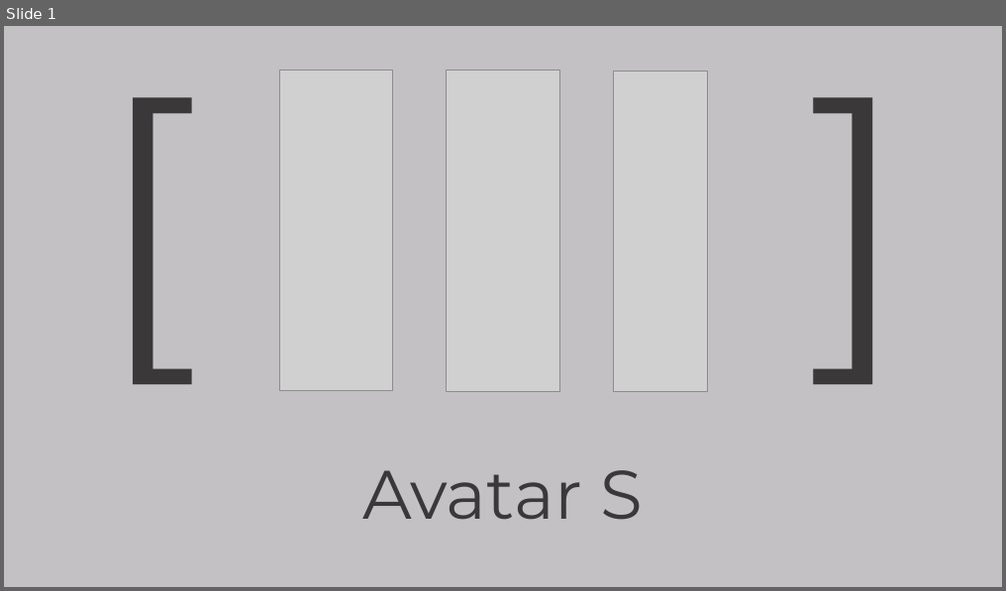
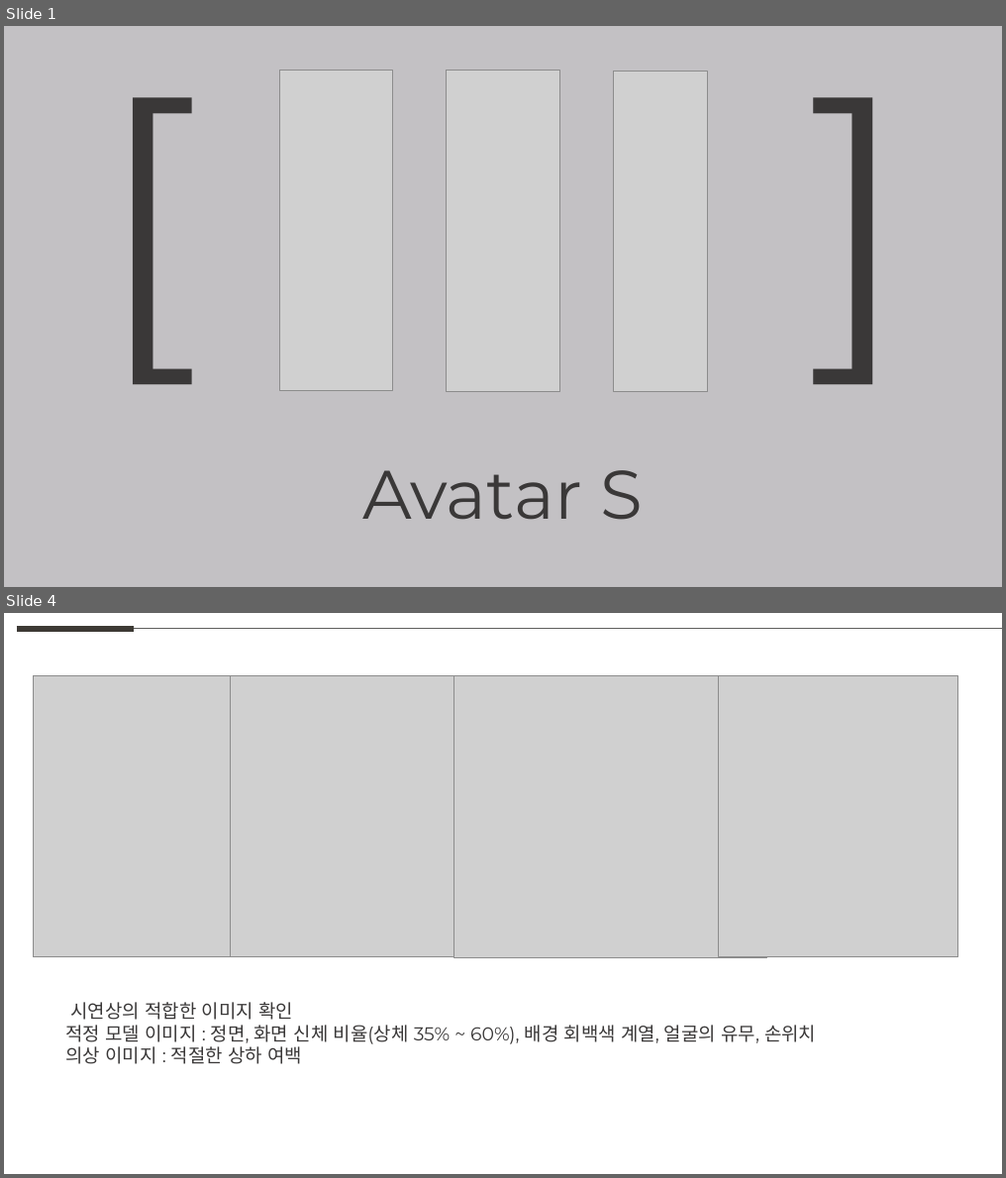
Before and after one commit to weaknessHero/Project_AvatarS, a slide deck: 발표자료/업데이트/LJHPPT.pptx. Shown one above the other, each under a label of ours: slide 1 before the commit, slides 1 and 4 after it; the slides between them are not shown. The pictures are 1006x591 and 1006x1178 pixels, drawn with LibreOffice and Linux fonts; fonts in the diff are those of the drawing; grey boxes stand for pictures. Boxes give left, top, right and bottom in pixels: in the first picture for what was removed or moved away, otherwise in the second. Text is boxed around its words. In the diff, an @@ line names an element or a change of style, - is before the commit and + after.

```diff
--- a/발표자료/업데이트/LJHPPT.pptx
+++ b/발표자료/업데이트/LJHPPT.pptx
@@ slide 4 added at bbox=[4, 613, 1002, 1174], background #FFFFFF @@
@@ line added from (17, 629) to (135, 629), #3D3A35 6 pt @@
@@ line added from (135, 629) to (1002, 629), #5F5F5D 0.5 pt @@
@@ picture added at bbox=[33, 676, 248, 958] @@
@@ picture added at bbox=[231, 676, 472, 958] @@
@@ picture added at bbox=[453, 676, 767, 959] @@
@@ picture added at bbox=[718, 676, 958, 958] @@
@@ text added at bbox=[65, 1002, 816, 1064], 18 pt, text #3A3838 @@
+시연상의 적합한 이미지 확인
+적정 모델 이미지 : 정면, 화면 신체 비율(상체 35% ~ 60%), 배경 회백색 계열, 얼굴의 유무, 손위치
+의상 이미지 : 적절한 상하 여백
```
Also in this commit, not shown: 1 slide changed, 3 other slides added.
